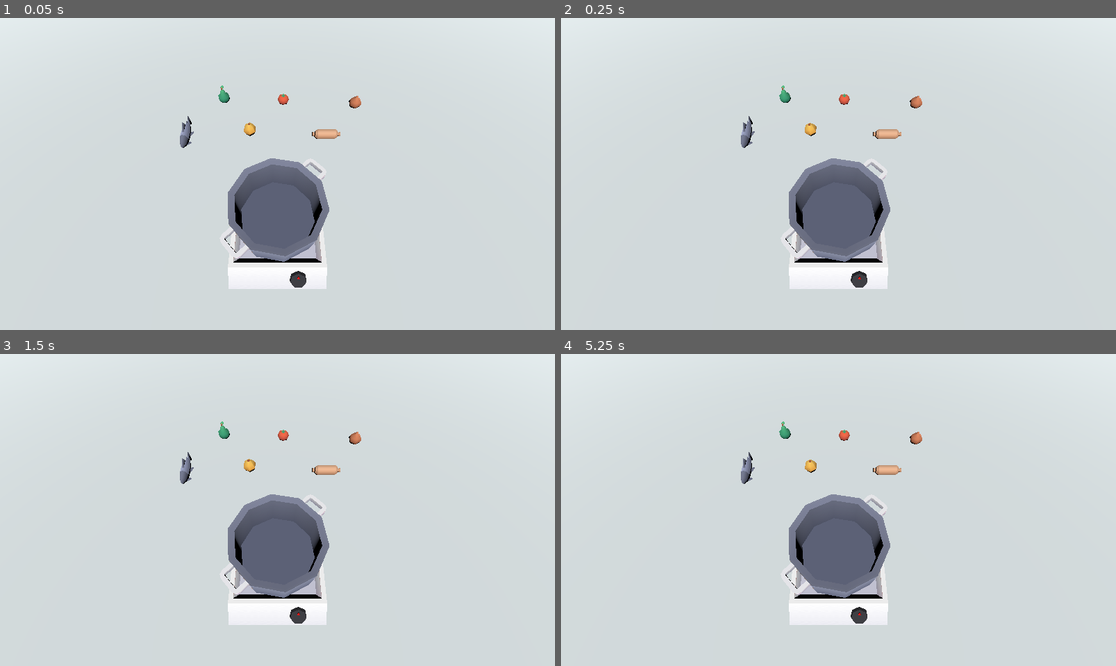
Above: before the commit, frames 1-4 (two rows, left to right).
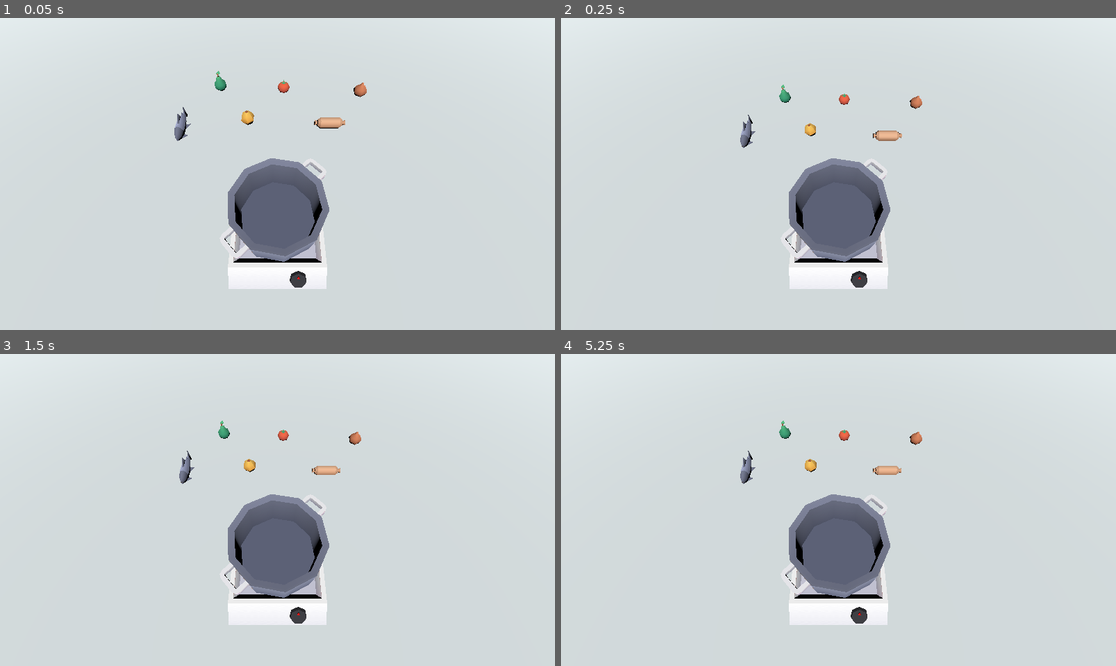
Above: after the commit, the same moments.

Repository: DrHaid/llm-taste-tester
Game: Godot game, scene res://main.tscn
Two runs of this game, one before a commit and one after it. Both use one fixed random seed, a clock stepped at 60 frames per second and the inputs below.
Inputs (mouse positions are in pixels of both pictures, inside the frame that each line leads up to):
- Up to frame 1 (0.05 s): no input
- Up to frame 2 (0.25 s): no input
- Up to frame 3 (1.5 s): move the mouse to (399, 494) at 0.52 s; click (399, 494) at 0.67 s; tap Enter at 1.25 s; drag from (166, 525) to (249, 572) at 1.27 s
- Up to frame 4 (5.25 s): tap Space at 2, 3.5, 5 s; move the mouse to (894, 441) at 2.02 s; click (894, 441) at 2.17 s; tap Enter at 2.75, 4.25 s; drag from (810, 572) to (672, 463) at 2.77 s; move the mouse to (1005, 556) at 3.52 s; click (1005, 556) at 3.67 s; drag from (672, 463) to (755, 432) at 4.27 s; move the mouse to (866, 510) at 5.02 s; click (866, 510) at 5.17 s

The runs differ from the first frame. In frame 1, 1.1% of the frame differs, in the area x 31-67%, y 16-42%; in frame 2, 0.1%; in frame 3, less than 0.1%; in frame 4, less than 0.1%.

Commit message:
Some more cooking adjustments

Diff:
--- a/foods/food.gd
+++ b/foods/food.gd
@@ -5,14 +5,22 @@
 @onready var food_drag_handler: Node3D = $"../FoodDragHandler"
 
 var drag_food_target: Marker3D = null
+var is_cooking: bool = false
+
+var original_position: Vector3 = Vector3.ZERO
 
 func _ready() -> void:
 	food_drag_handler.connect("start_drag", _on_start_drag)
 	food_drag_handler.connect("end_drag", _on_end_drag)
+	original_position = global_position
 
 func _process(_delta: float) -> void:
 	if drag_food_target:
 		global_position = drag_food_target.global_position
+
+	if is_cooking:
+		if global_position.y < Globals.Y_LEVEL_KILLZONE:
+			reset_food()
 
 func _on_start_drag(dragged_object: Node3D, drag_target: Marker3D) -> void:
 	if dragged_object == self:
@@ -23,3 +31,14 @@
 	if dragged_object == self:
 		drag_food_target = null
 		freeze = false
+
+func set_cooking(cooking: bool) -> void:
+	is_cooking = cooking
+	can_sleep = not is_cooking #TODO: necessary for some reason or rigidbody will fall asleep while moving?
+	set_collision_mask_value(1, not is_cooking)
+	set_collision_mask_value(3, is_cooking)
+
+func reset_food() -> void:
+	set_cooking(false)
+	global_position = original_position
+	linear_velocity = Vector3.ZERO
--- /dev/null
+++ b/globals.gd
@@ -0,0 +1,4 @@
+extends Node
+
+var Y_LEVEL_KILLZONE: float = -50
+var VIEWPORT_RAY_LENGTH: float = 1000
--- a/main.tscn
+++ b/main.tscn
@@ -54,21 +54,22 @@
 
 [node name="Pot" parent="." instance=ExtResource("2_v28j4")]
 transform = Transform3D(0.694658, 0, -0.71934, 0, 1, 0, 0.71934, 0, 0.694658, 0, 0.169576, 0)
+cooking_speed = 0.3
 
 [node name="Fish" parent="." instance=ExtResource("6_mxl07")]
-transform = Transform3D(1, 0, 0, 0, 1, 0, 0, 0, 1, -0.967277, 0.0161542, -0.945175)
+transform = Transform3D(1, 0, 0, 0, 1, 0, 0, 0, 1, -0.967277, 0.191137, -0.945175)
 
 [node name="Lemon" parent="." instance=ExtResource("10_40gvt")]
-transform = Transform3D(1, 0, 0, 0, 1, 0, 0, 0, 1, -0.294671, 0, -0.982542)
+transform = Transform3D(1, 0, 0, 0, 1, 0, 0, 0, 1, -0.294671, 0.174983, -0.982542)
 
 [node name="Onion" parent="." instance=ExtResource("5_v57fo")]
-transform = Transform3D(1, 0, 0, 0, 1, 0, 0, 0, 1, 0.906412, 0, -1.40426)
+transform = Transform3D(1, 0, 0, 0, 1, 0, 0, 0, 1, 0.906412, 0.174983, -1.40426)
 
 [node name="Pear" parent="." instance=ExtResource("8_o26q1")]
-transform = Transform3D(1, 0, 0, 0, 1, 0, 0, 0, 1, -0.636312, 0, -1.495)
+transform = Transform3D(1, 0, 0, 0, 1, 0, 0, 0, 1, -0.636312, 0.174983, -1.495)
 
 [node name="Sausage" parent="." instance=ExtResource("7_hm2ih")]
-transform = Transform3D(1, 0, 0, 0, 1, 0, 0, 0, 1, 0.516728, 0, -0.945175)
+transform = Transform3D(1, 0, 0, 0, 1, 0, 0, 0, 1, 0.516728, 0.174983, -0.945175)
 
 [node name="Tomato" parent="." instance=ExtResource("9_28htx")]
-transform = Transform3D(1, 0, 0, 0, 1, 0, 0, 0, 1, 0.0683234, 0, -1.46831)
+transform = Transform3D(1, 0, 0, 0, 1, 0, 0, 0, 1, 0.0683234, 0.174983, -1.46831)
--- a/mouse_input_handler.gd
+++ b/mouse_input_handler.gd
@@ -18,8 +18,6 @@
 var dragged_object: Node3D = null
 var mouse_position: Vector2 = Vector2.ZERO
 var raw_target_position: Vector3 = Vector3.ZERO # temporary unsmoothed target position
-
-const RAY_LENGTH: int = 10000
 
 func _ready() -> void:
 	set_process_input(true)
@@ -72,7 +70,7 @@
 	var ray_origin := camera.project_ray_origin(pos)
 	var ray_direction := camera.project_ray_normal(pos)
 
-	var ray_query := PhysicsRayQueryParameters3D.create(ray_origin, ray_origin + ray_direction * RAY_LENGTH, mask)
+	var ray_query := PhysicsRayQueryParameters3D.create(ray_origin, ray_origin + ray_direction * Globals.VIEWPORT_RAY_LENGTH, mask)
 	var space_state := get_world_3d().direct_space_state
 	return space_state.intersect_ray(ray_query)
 
--- a/pots_n_pans/pot_controller.gd
+++ b/pots_n_pans/pot_controller.gd
@@ -28,8 +28,7 @@
 		pot_collider_bottom.global_position = lerp(col_bottom_start, pot_collider_bottom_target.global_position, cooking_progress)
 		stew_model.global_position = lerp(stew_start, stew_target.global_position, cooking_progress)
 		if cooking_progress >= 1:
-			is_cooking = false
-			pot_collider_bottom.get_child(0).disabled = true
+			finish_cooking()
 
 func _set_collider_cooking(cooking: bool) -> void:
 	stew_model.visible = cooking
@@ -42,13 +41,16 @@
 	_set_foods_cooking()
 	_set_collider_cooking(is_cooking)
 
+func finish_cooking() -> void:
+	is_cooking = false
+	pot_collider_bottom.get_child(0).disabled = true
+	stove.turn_dial()
+
 func _set_foods_cooking() -> void:
 	var nodes := food_detector.get_overlapping_bodies()
 	var foods := nodes.filter(func(f: Node3D) -> bool: return f.is_in_group(&"Food"))
 	for food: RigidBody3D in foods:
-		food.can_sleep = false #TODO: necessary for some reason or rigidbody will fall asleep while moving?
-		food.set_collision_mask_value(1, false)
-		food.set_collision_mask_value(3, true)
+		food.set_cooking(true)
 
 func reset() -> void:
 	stew_model.global_position = stew_start
--- a/pots_n_pans/stove_controller.gd
+++ b/pots_n_pans/stove_controller.gd
@@ -9,7 +9,6 @@
 @export var dial_end_rotation: float = -210
 @export var dial_turn_speed: float = 2
 
-const RAY_LENGTH: int = 10000
 
 var dial_turning: bool = false
 var dial_reverse: bool = false
@@ -56,7 +55,7 @@
 	var ray_origin := camera.project_ray_origin(pos)
 	var ray_direction := camera.project_ray_normal(pos)
 
-	var ray_query := PhysicsRayQueryParameters3D.create(ray_origin, ray_origin + ray_direction * RAY_LENGTH, mask)
+	var ray_query := PhysicsRayQueryParameters3D.create(ray_origin, ray_origin + ray_direction * Globals.VIEWPORT_RAY_LENGTH, mask)
 	var space_state := get_world_3d().direct_space_state
 	return space_state.intersect_ray(ray_query)
 
--- a/project.godot
+++ b/project.godot
@@ -15,6 +15,10 @@
 config/features=PackedStringArray("4.3", "Forward Plus")
 config/icon="res://icon.svg"
 
+[autoload]
+
+Globals="*res://globals.gd"
+
 [debug]
 
 gdscript/warnings/untyped_declaration=1
